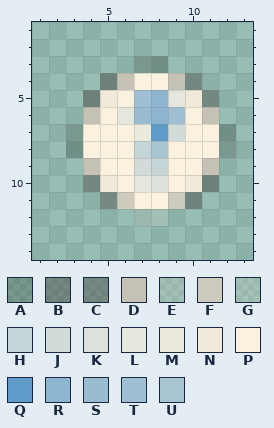
Two states of a pixel-art sprite, images/help_sm.png. The first picture shows the starting point.
The file is 16x16 pixels. Pixels under 10% opacity are left out. Colours within 5 levels of each other are drawn and written as one. Shown: x 1..13, y 1..14.
Palette (. is transparent): A #1817173a  B #44434070  C #4a494672  D #c8c2b5f1  E #c8c7be3c  F #d1cbbdf3  G #d0ccbf3c  H #c5d4d7  J #d1dbd9  K #dde2db  L #e5e6dc  M #eceadd  N #f2ead8  P #faf2df  Q #5e9bc9  R #8db5cf  S #99bcd1  T #a0bfd2  U #a7c4d3
Pixels before, first column x 3:
 3 ....AA....
 4 ..BDPPDB..
 5 .BNPTRLNB.
 6 .DPLSRTPD.
 7 APPPMQJPPA
 8 APPPHUPPPA
 9 .DPPJHPPD.
10 .BNPLKPNB.
11 ..CFPPFC..
12 ....GE....
Now the later version:
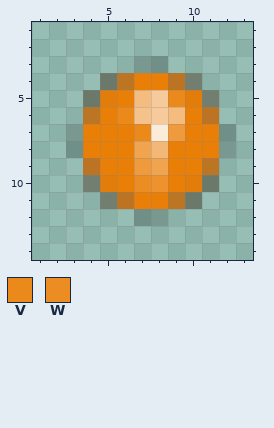
Colours new in this view: V #eb891b  W #ec8d24
Message: new help button and border color
Change:
colour B: #44434070 -> #45321d72
colour D: #c8c2b5f1 -> #be711bf3
colour H: #c5d4d7 -> #f0a44f
colour J: #d1dbd9 -> #ee9a3d
colour K: #dde2db -> #ed922e
colour N: #f2ead8 -> #e27d0c
colour P: #faf2df -> #ea7f08
colour Q: #5e9bc9 -> #fbebd9
colour R: #8db5cf -> #f6ca9a
colour S: #99bcd1 -> #f5c28b
colour T: #a0bfd2 -> #f4bc7f
colour U: #a7c4d3 -> #f3b877
Changed rows in their new state; - is a pixel that keeps its letter.
first column x 5:
 5 ----V-
 6 -V----
 7 --V---
10 --W---
11 BD--DB
12 --AA--
